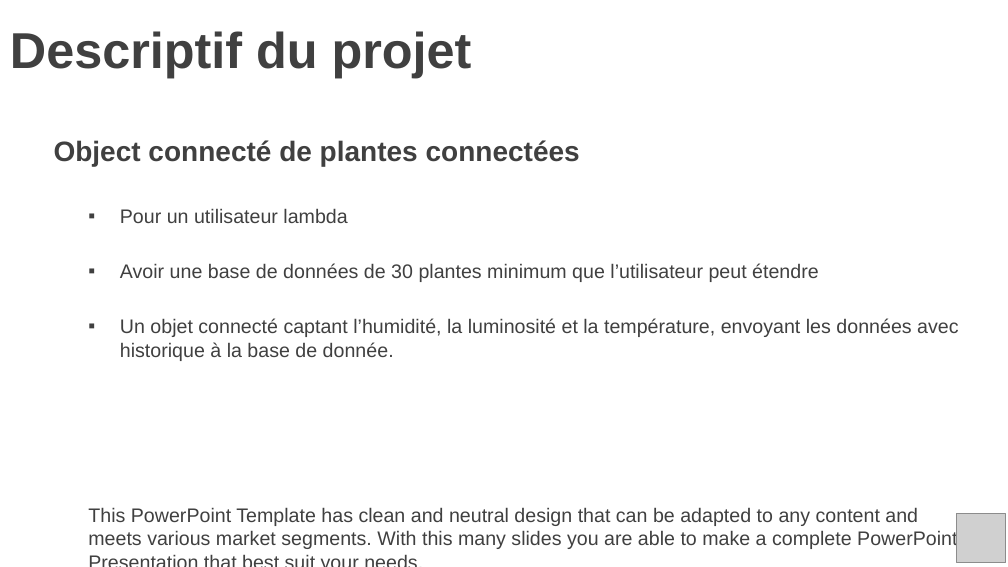
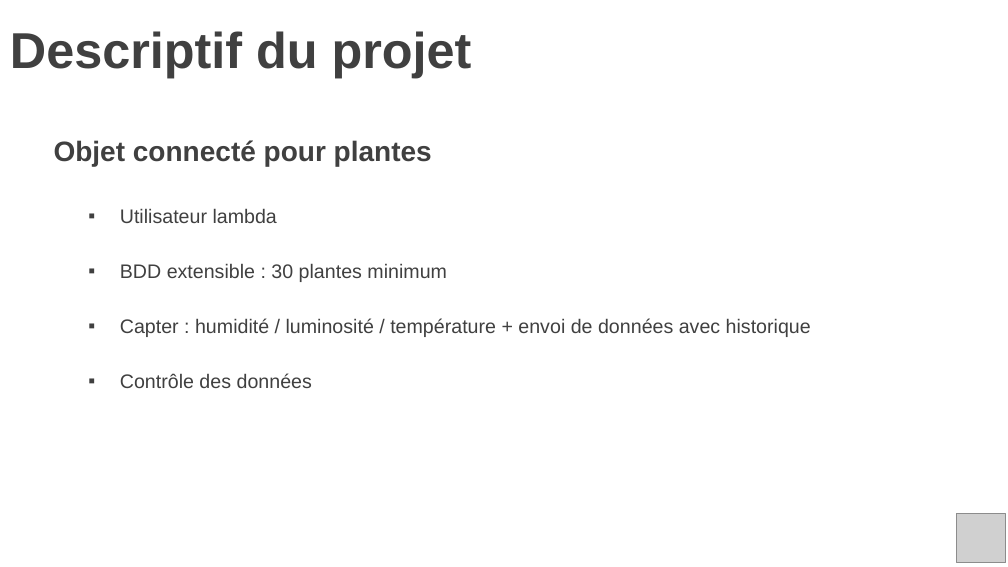
Before and after one commit to theoDELAS/Plante_Connectee, a slide deck: slide 3 of pres_plante_co.pptx. Drawn at 1008x567 pixels with LibreOffice and Linux fonts; fonts in the diff are those of the drawing; grey boxes stand for pictures; background and template pictures are left out. Boxes give left, top, right and bottom in pixels: in the first picture for what was removed or moved away, otherwise in the second. Text is boxed around its words. In the diff, an @@ line names an element or a change of style, - is before the commit and + after.

```diff
--- a/pres_plante_co.pptx
+++ b/pres_plante_co.pptx
@@ text at bbox=[54, 140, 432, 166]: text changed @@
-Object connecté de plantes connectées
+Objet connecté pour plantes
@@ text at bbox=[120, 208, 811, 388]: text changed @@
-▪ Pour un utilisateur lambda
-▪ Avoir une base de données de 30 plantes minimum que l’utilisateur peut étendre
-▪ Un objet connecté captant l’humidité, la luminosité et la température, envoyant les données avec historique à la base de donnée.
-This PowerPoint Template has clean and neutral design that can be adapted to any content and meets various market segments. With this many slides you are able to make a complete PowerPoint Presentation that best suit your needs.
+▪ Utilisateur lambda
+▪ BDD extensible : 30 plantes minimum
+▪ Capter : humidité / luminosité / température + envoi de données avec historique
+▪ Contrôle des données
```
Also in this commit, not shown: 1 other slide changed, 8 slides added.
